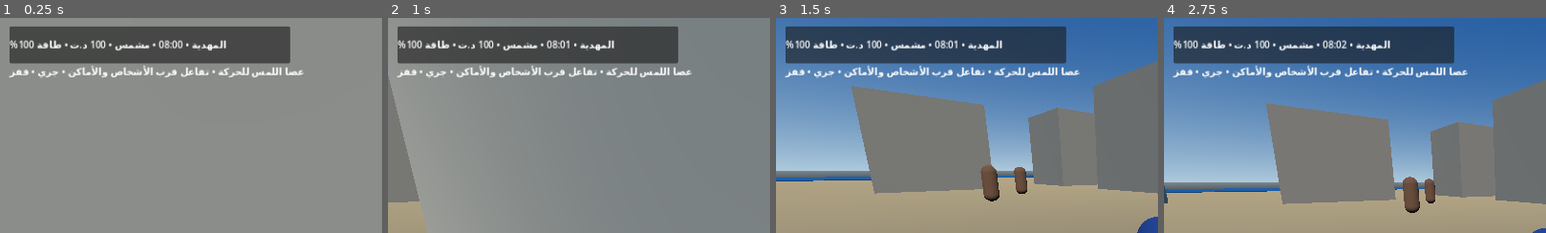
Above: before the commit, frames 1-4 (left to right).
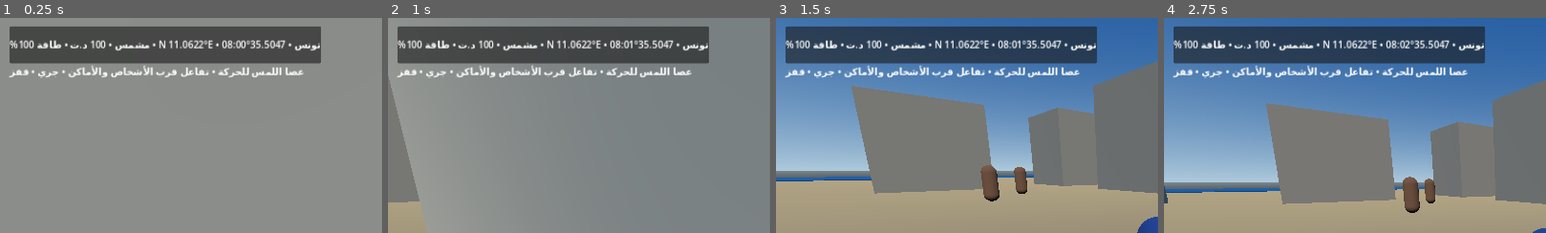
Above: after the commit, the same moments.

Repository: stevennpllk-crypto/REAL-LIFE-MAHDIA
Game: Godot game, scene res://scenes/Main.tscn
The game is run twice, just before and just after one commit, with the same random seed, the same clock (stepped at 60 frames per second) and the same inputs.
Inputs (mouse positions are % of the whole screen's width and height, from its top left):
- Up to frame 1 (0.25 s): no input
- Up to frame 2 (1 s): tap Enter at 0.5 s; move the mouse to (55, 50) at 0.52 s; hold W (move_forward) from 0.53 s (still down); tap E (interact) at 0.6 s; tap Space (jump) at 0.77 s
- Up to frame 3 (1.5 s): keep holding W (move_forward); move the mouse to (45, 50) at 1.27 s; tap Shift (run) at 1.35 s
- Up to frame 4 (2.75 s): keep holding W (move_forward); tap Space (jump) at 1.52 s; move the mouse to (52, 48) at 2.02 s; tap E (interact) at 2.1 s
The pictures show only the part of the screen within x 0-50%, y 0-50%; the shares and areas given below are measured in that part.

The runs differ from the first frame. In frame 1, 2.3% of the frame differs, in the area x 41-84%, y 4-22%; in frame 2, 2.3%; in frame 3, 2.3%; in frame 4, 2.4%.
Error before the commit: Invalid call. Nonexistent function 'setup' in base 'Node'. (res://scripts/main.gd:180)
Error after the commit: Invalid call. Nonexistent function 'setup' in base 'Node'. (res://scripts/main.gd:186)

Commit message:
Connect planetary coordinates to player and HUD

Diff:
--- a/scripts/main.gd
+++ b/scripts/main.gd
@@ -8,6 +8,7 @@
 const NETWORK_SCRIPT = preload("res://scripts/multiplayer_manager.gd")
 const SAVE_SCRIPT = preload("res://scripts/save_manager.gd")
 const LIFE_SCRIPT = preload("res://scripts/life_manager.gd")
+const PLANET_NAV_SCRIPT = preload("res://scripts/planet_navigation.gd")
 
 var player: CharacterBody3D
 var sun: DirectionalLight3D
@@ -19,6 +20,7 @@
 var network_manager: Node
 var save_manager: Node
 var life_manager: Node
+var planet_navigation: Node
 
 func _ready() -> void:
 	randomize()
@@ -139,6 +141,10 @@
 	save_manager = Node.new()
 	save_manager.set_script(SAVE_SCRIPT)
 	add_child(save_manager)
+	planet_navigation = Node.new()
+	planet_navigation.set_script(PLANET_NAV_SCRIPT)
+	add_child(planet_navigation)
+	planet_navigation.attach_player(player)
 	life_manager = Node.new()
 	life_manager.set_script(LIFE_SCRIPT)
 	add_child(life_manager)
@@ -188,6 +194,8 @@
 		else:
 			life_manager.try_interact()
 		player.interact_requested = false
+	if is_instance_valid(planet_navigation) and is_instance_valid(player):
+		planet_navigation.update_from_player(player.global_position)
 	if is_instance_valid(status_label):
 		var hour_value: float = world_systems.hour if is_instance_valid(world_systems) else 8.0
-		status_label.text = "المهدية • %02d:%02d • %s • %d د.ت • طاقة %d%%" % [int(hour_value), int(fposmod(hour_value * 60.0, 60.0)), world_systems.weather, life_manager.money, int(life_manager.energy)]
+		status_label.text = "%s • %s • %02d:%02d • %s • %d د.ت • طاقة %d%%" % [planet_navigation.get_region_name(), planet_navigation.get_coordinate_text(), int(hour_value), int(fposmod(hour_value * 60.0, 60.0)), world_systems.weather, life_manager.money, int(life_manager.energy)]
